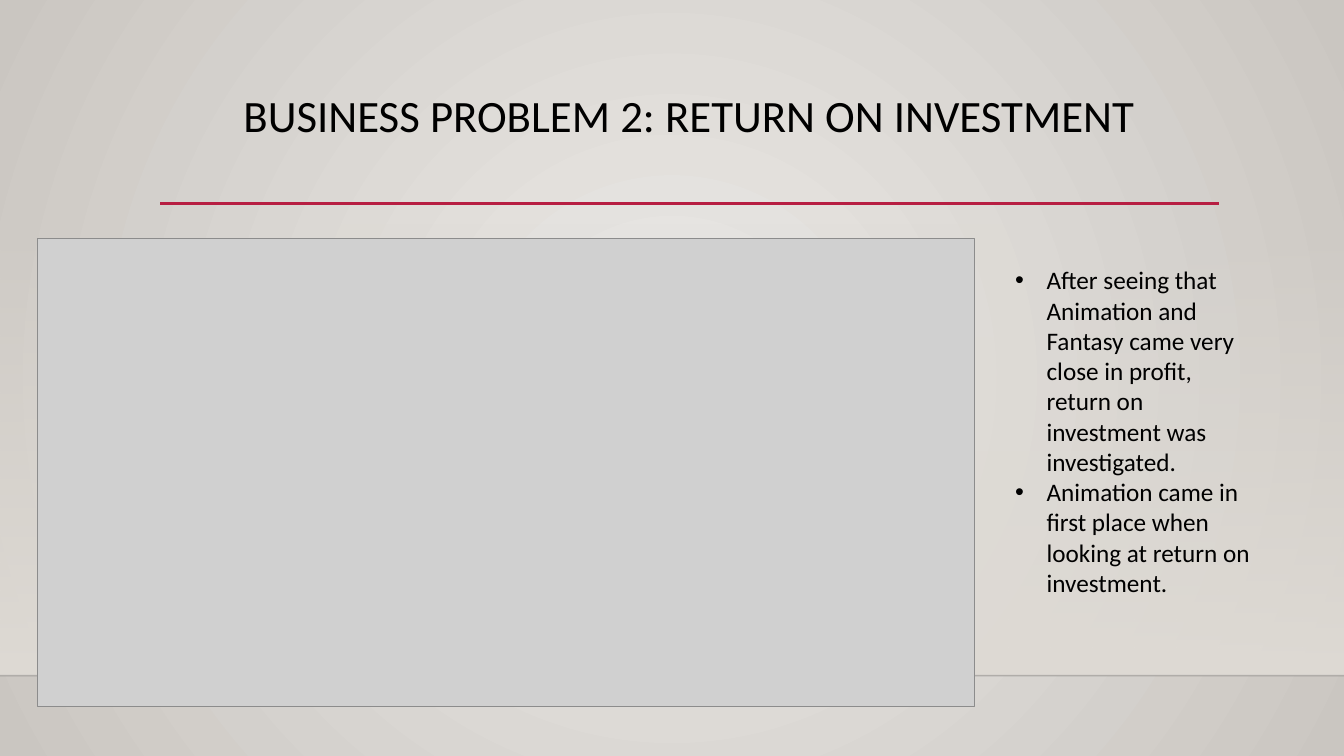
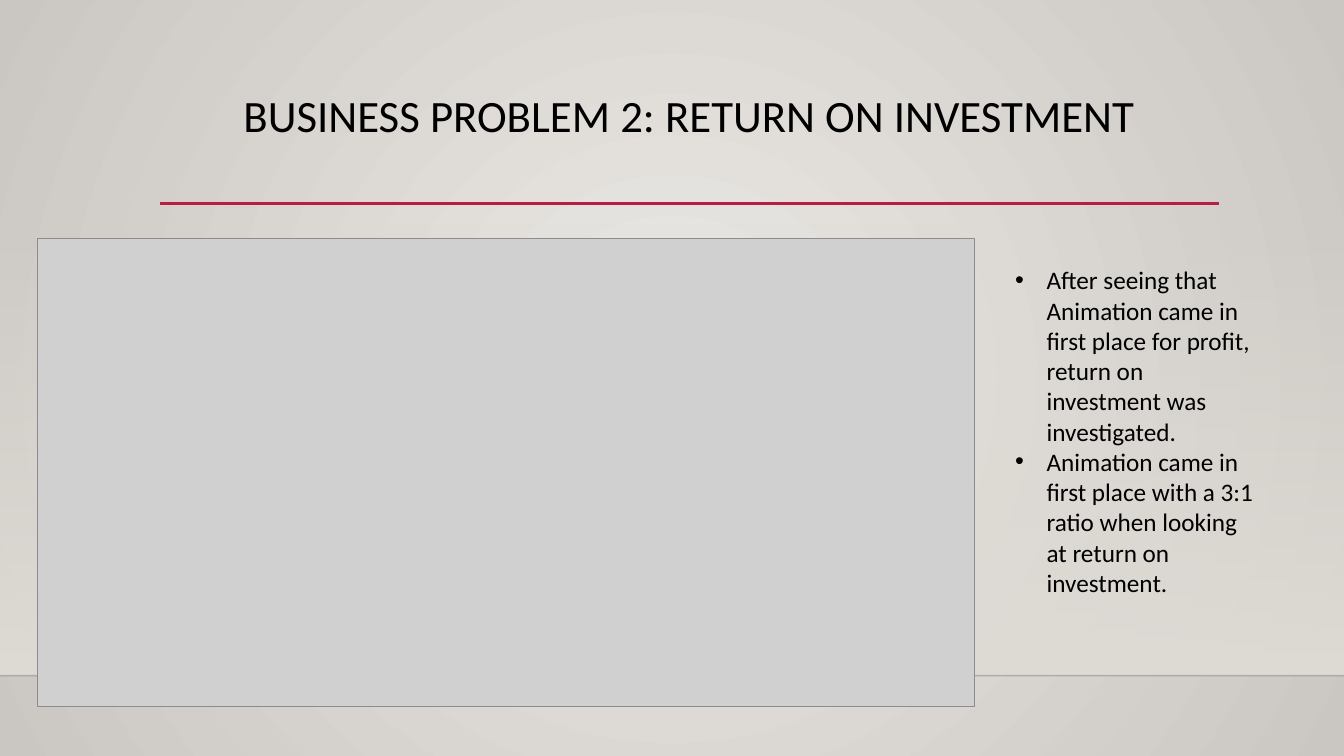
Before and after one commit to sierrajul/Microsoft-Movie-Analysis, a slide deck: slide 6 of DS_Phase1_Project_Presentation.pptx. Drawn at 1344x756 pixels with LibreOffice and Linux fonts; fonts in the diff are those of the drawing; grey boxes stand for pictures; background and template pictures are left out. Boxes give left, top, right and bottom in pixels: in the first picture for what was removed or moved away, otherwise in the second. Text is boxed around its words. In the diff, an @@ line names an element or a change of style, - is before the commit and + after.

```diff
--- a/DS_Phase1_Project_Presentation.pptx
+++ b/DS_Phase1_Project_Presentation.pptx
@@ text at bbox=[1047, 271, 1253, 592]: text changed @@
-• After seeing that Animation and Fantasy came very close in profit, return on investment was investigated.
-• Animation came in first place when looking at return on investment.
+• After seeing that Animation came in first place for profit, return on investment was investigated.
+• Animation came in first place with a 3:1 ratio when looking at return on investment.
```
Also in this commit, not shown: 4 other slides changed, 3 other files.
